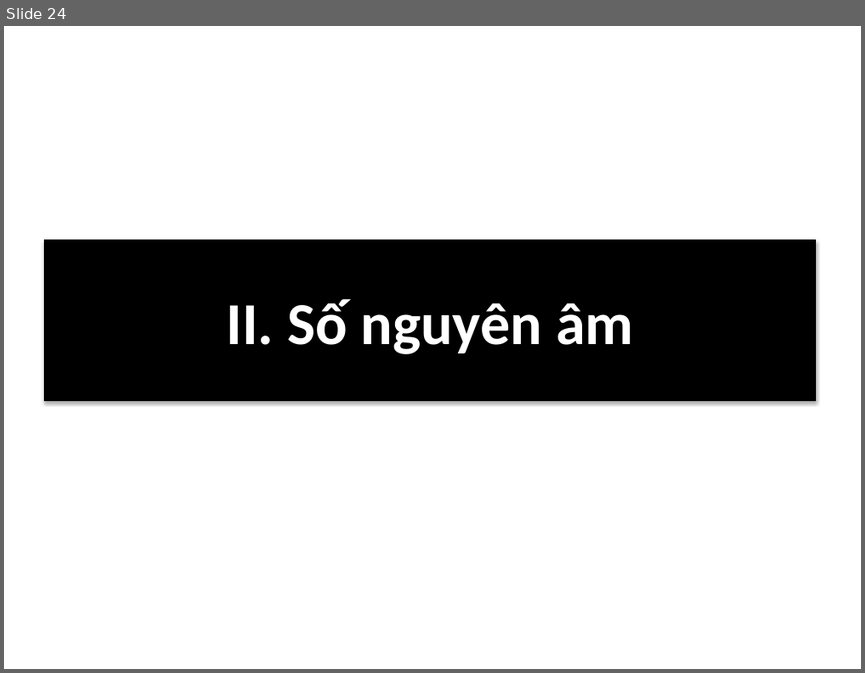
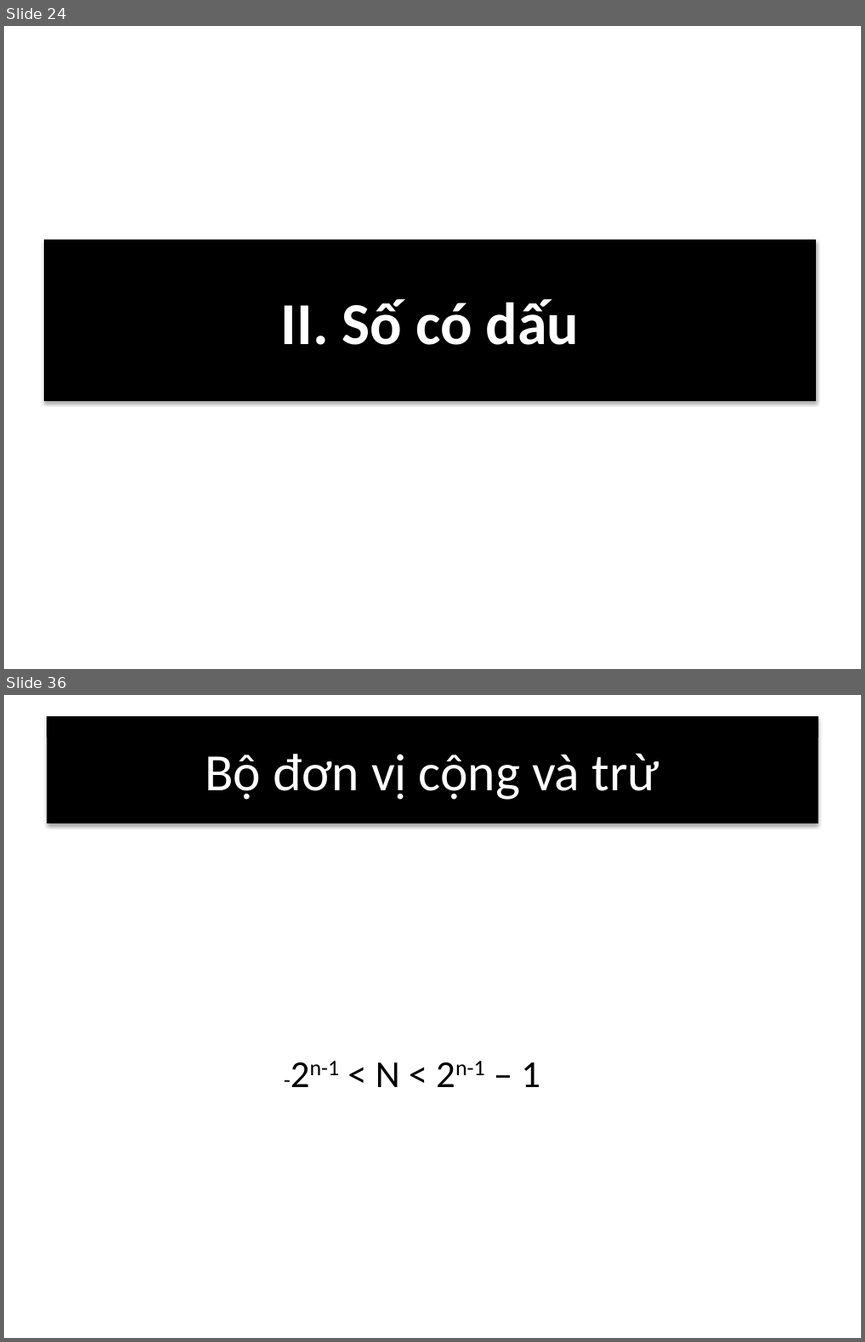
Before and after one commit to nguyentoanthang/FPGA, a slide deck: Báo-Cáo.pptx. Shown one above the other, each under a label of ours: slide 24 before the commit, slides 24 and 36 after it; the slides between them are not shown. The pictures are 865x673 and 865x1342 pixels, drawn with LibreOffice and Linux fonts; fonts in the diff are those of the drawing. Boxes give left, top, right and bottom in pixels: in the first picture for what was removed or moved away, otherwise in the second. Text is boxed around its words. In the diff, an @@ line names an element or a change of style, - is before the commit and + after.

```diff
--- a/Báo-Cáo.pptx
+++ b/Báo-Cáo.pptx
@@ slide 36 added at (4,695,861,1338), background #FFFFFF @@
@@ title added at (46,716,818,823), fill #000000, 44 pt, text #FFFFFF @@
+Bộ đơn vị cộng và trừ
@@ text added at (310,1061,540,1087), 32 pt, text #000000 @@
+-2n-1 < N < 2n-1 – 1
@@ slide 24 changed as well @@
@@ text in rectangle at (281,299,579,345): text changed @@
-II. Số nguyên âm
+II. Số có dấu
```
Also in this commit, not shown: 13 other slides added, 2 slides removed, 2 other files.
